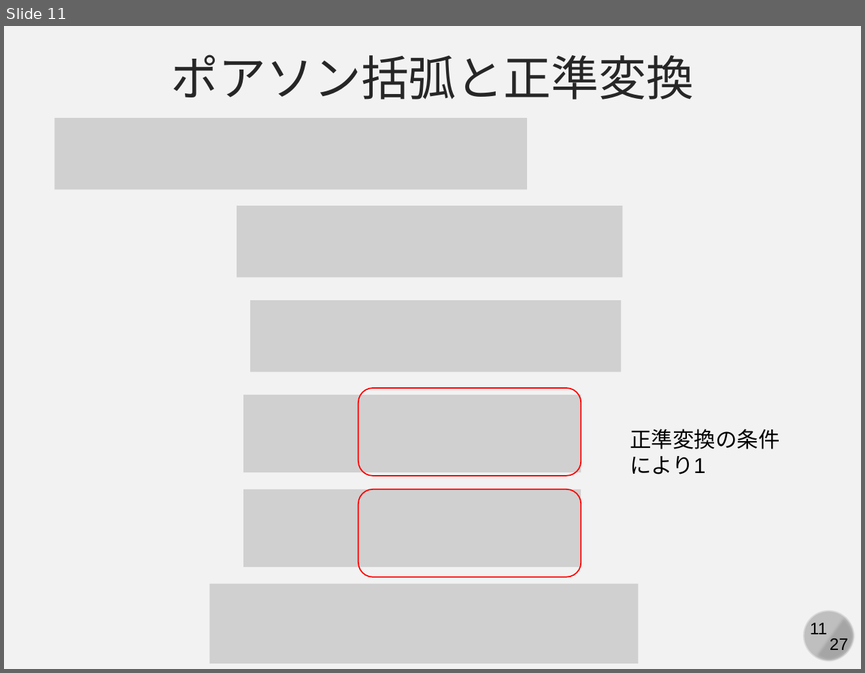
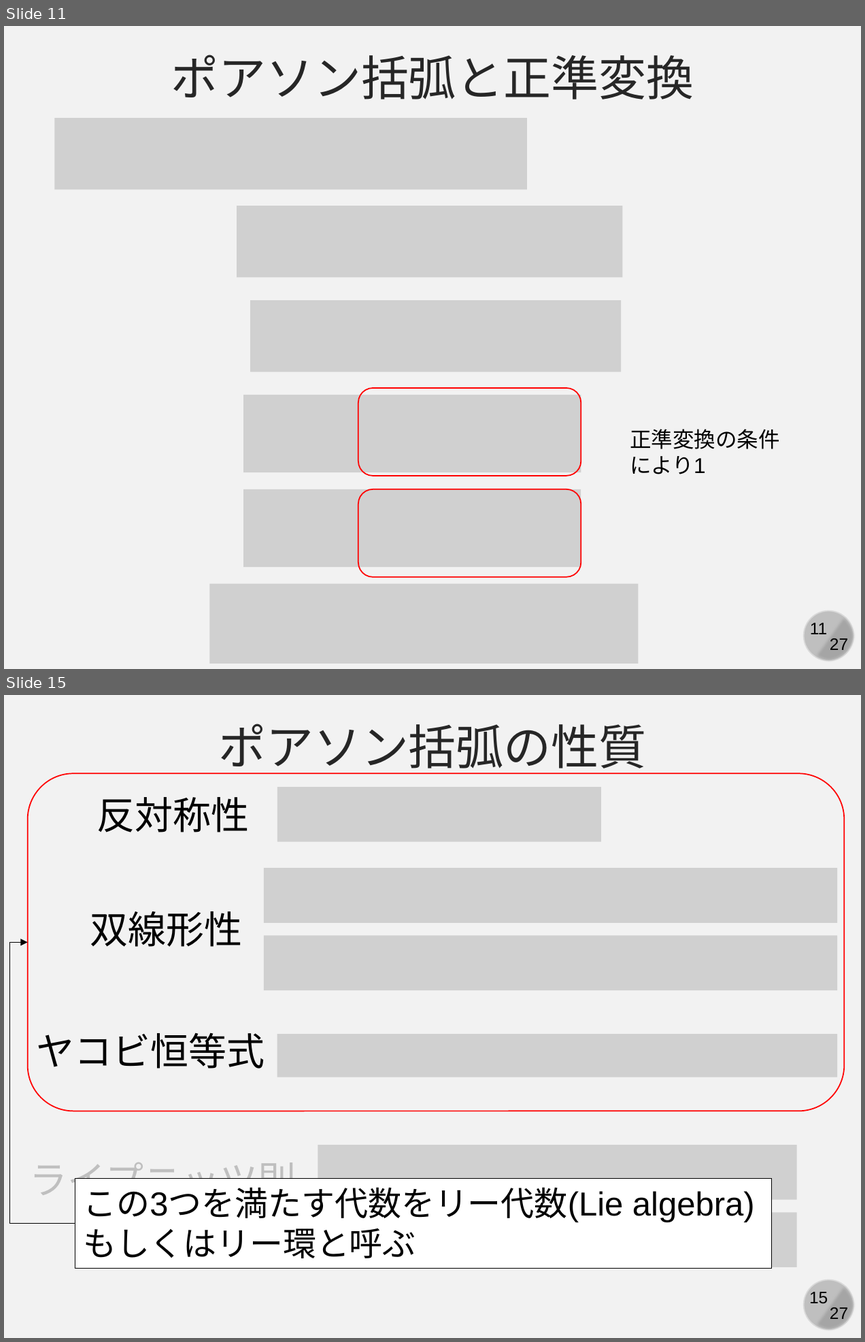
Before and after one commit to kaityo256/classical_mechanics, a slide deck: poisson/fig/slide.pptx. Shown one above the other, each under a label of ours: slide 11 before the commit, slides 11 and 15 after it; the slides between them are not shown. The pictures are 865x673 and 865x1342 pixels, drawn with LibreOffice and Linux fonts; fonts in the diff are those of the drawing; grey boxes stand for pictures. Boxes give left, top, right and bottom in pixels: in the first picture for what was removed or moved away, otherwise in the second. Text is boxed around its words. In the diff, an @@ line names an element or a change of style, - is before the commit and + after.

```diff
--- a/poisson/fig/slide.pptx
+++ b/poisson/fig/slide.pptx
@@ slide 15 added at bbox=[4, 695, 861, 1338], background #F2F2F2; not listed: 4 template elements that a slide beside it also shows @@
@@ text added at bbox=[218, 724, 646, 774], 40 pt, text #262626 @@
+ポアソン括弧の性質
@@ rounded rectangle added at bbox=[28, 774, 844, 1111], outline #FF0000 1 pt @@
@@ picture added at bbox=[277, 787, 601, 841] @@
@@ text added at bbox=[96, 797, 249, 832], 32 pt, text #000000 @@
+反対称性
@@ picture added at bbox=[264, 868, 837, 923] @@
@@ text added at bbox=[90, 911, 242, 947], 32 pt, text #000000 @@
+双線形性
@@ picture added at bbox=[264, 936, 837, 991] @@
@@ elbow arrow added from (75, 1223) to (28, 942), #000000 0.5 pt @@
@@ text added at bbox=[36, 1032, 264, 1068], 32 pt, text #000000 @@
+ヤコビ恒等式
@@ picture added at bbox=[277, 1034, 838, 1076] @@
@@ text added at bbox=[29, 1162, 296, 1203], 32 pt, text #BFBFBF @@
+ライプニッツ則
@@ picture added at bbox=[317, 1145, 797, 1200] @@
@@ rectangle added at bbox=[75, 1178, 772, 1268], fill #FFFFFF, outline #000000 0.75 pt, 28 pt, text #000000 @@
+この3つを満たす代数をリー代数(Lie algebra)
+もしくはリー環と呼ぶ
@@ picture added at bbox=[317, 1212, 797, 1266] @@
```
Also in this commit, not shown: 1 slide changed, 3 other slides added, 1 other file.
